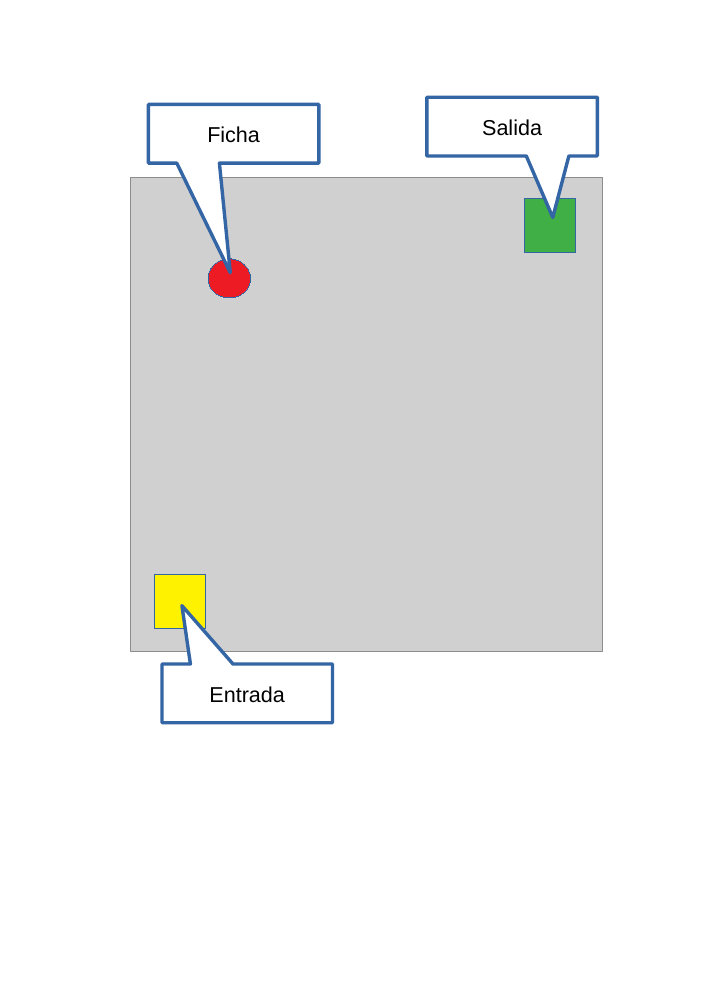
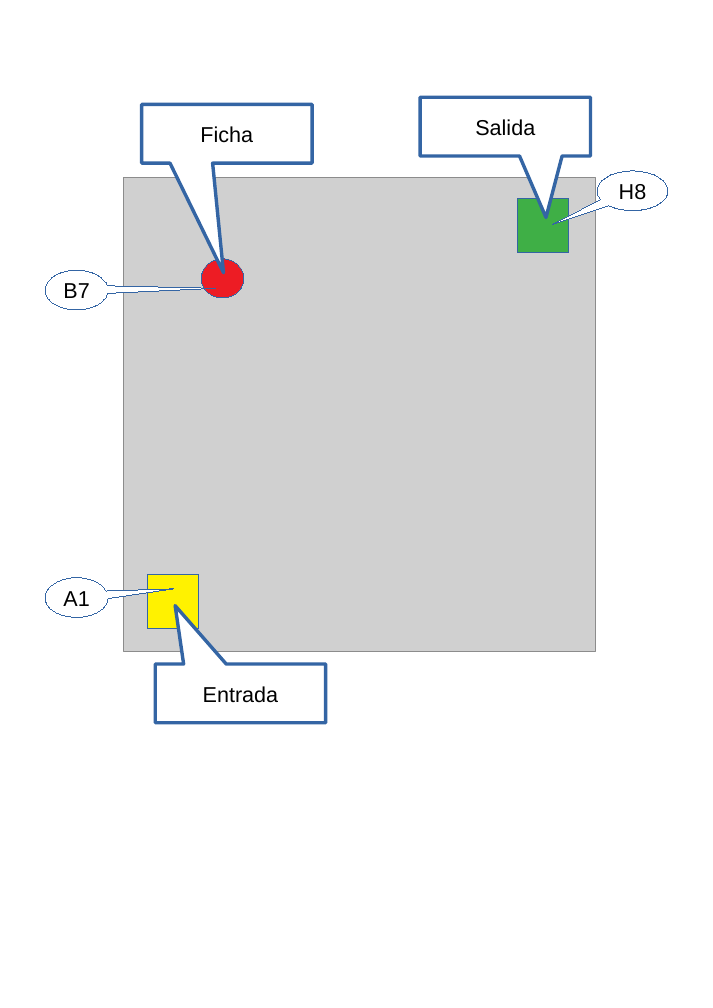
Before and after one commit to fabhrius/La-Cosa, a slide deck: slide 16 of capitulos/3 - Resolver un problema simple/Resolviendo un problema simple.odp. Drawn at 713x1008 pixels with LibreOffice and Linux fonts; fonts in the diff are those of the drawing; grey boxes stand for pictures. Boxes give left, top, right and bottom in pixels: in the first picture for what was removed or moved away, otherwise in the second. Text is boxed around its words. In the diff, an @@ line names an element or a change of style, - is before the commit and + after.

```diff
--- a/capitulos/3 - Resolver un problema simple/Resolviendo un problema simple.odp
+++ b/capitulos/3 - Resolver un problema simple/Resolviendo un problema simple.odp
@@ speech bubble added at <box>597,171,667,210</box>, fill #FFFFFF, outline #3465A4 0 pt, 18 pt, text #000000 @@
+H8
@@ speech bubble added at <box>45,270,108,310</box>, fill #FFFFFF, outline #3465A4 0 pt, 18 pt, text #000000 @@
+B7
@@ speech bubble added at <box>45,578,108,617</box>, fill #FFFFFF, outline #3465A4 0 pt, 18 pt, text #000000 @@
+A1
@@ 3 speech boxes, 2 rectangles, 1 picture, 1 ellipse: place and size @@
-3 speech boxes, 2 rectangles, 1 picture, 1 ellipse at <box>130,97,603,722</box>
+3 speech boxes, 2 rectangles, 1 picture, 1 ellipse at <box>123,97,596,722</box>
```
Also in this commit, not shown: 3 other files.
